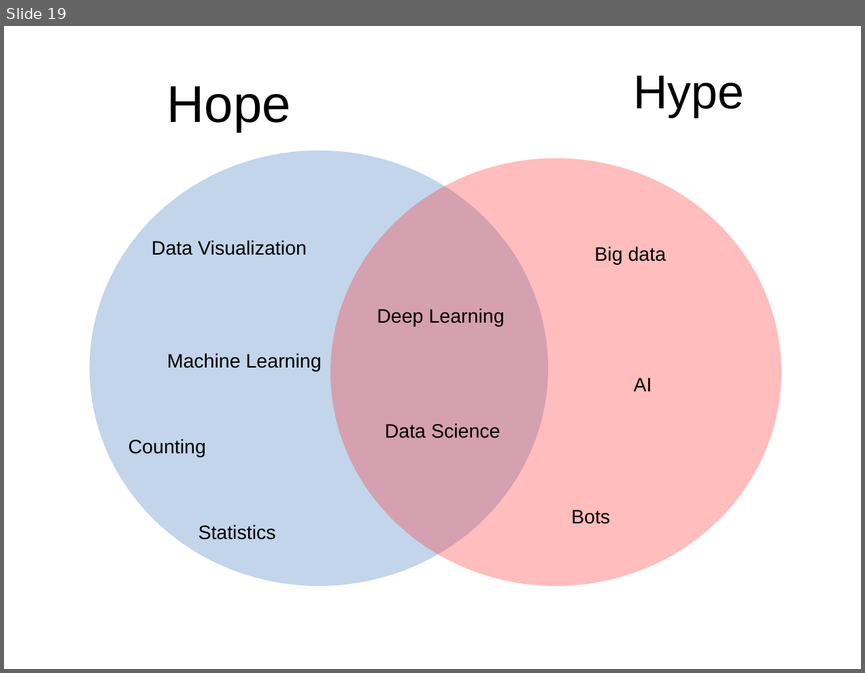
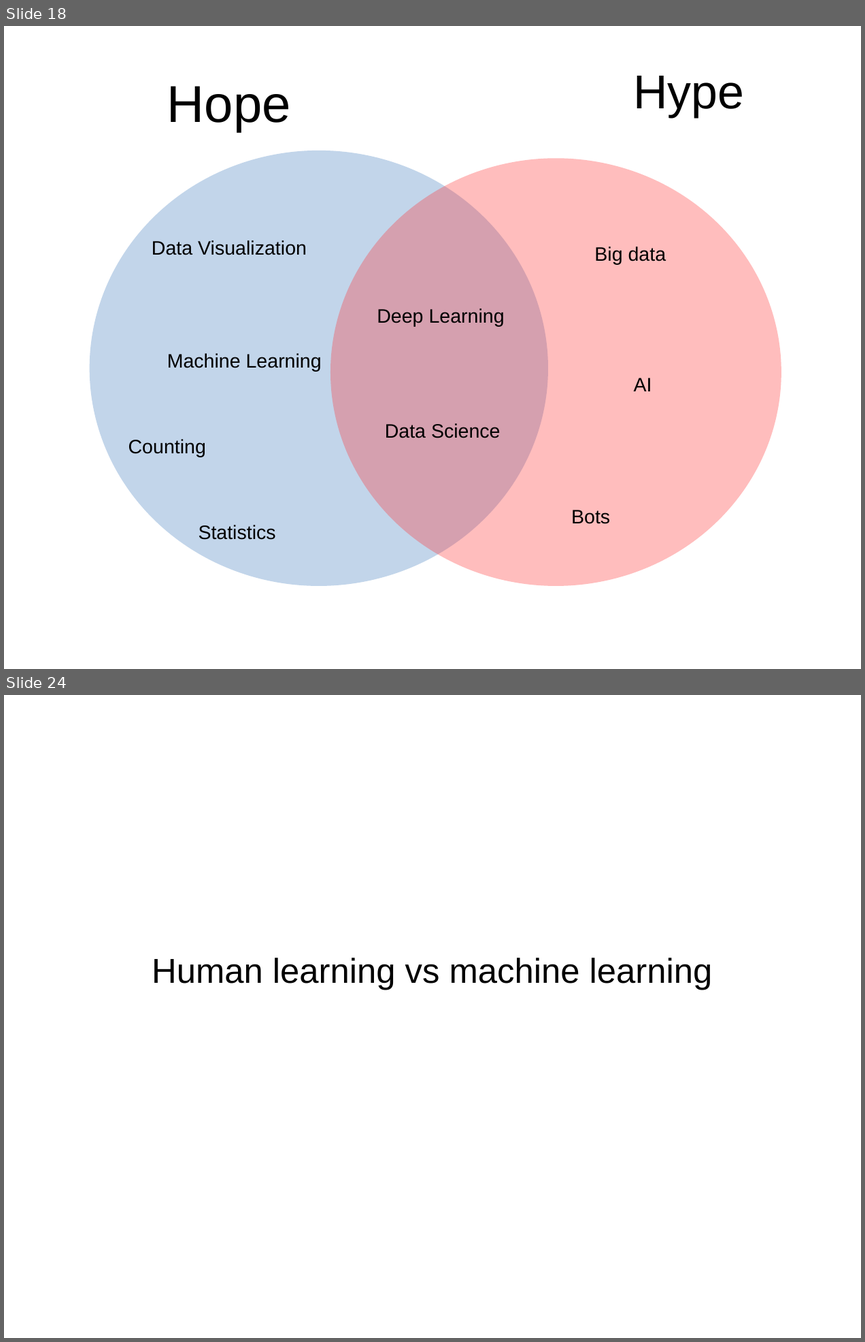
Before and after one commit to amueller/talks_odt, a slide deck: 2017/promises_and_perils_pyparis.odp. Shown one above the other, each under a label of ours: slide 19 before the commit, slides 18 and 24 after it; the slides between them are not shown. The pictures are 865x673 and 865x1342 pixels, drawn with LibreOffice and Linux fonts; fonts in the diff are those of the drawing. Boxes give left, top, right and bottom in pixels: in the first picture for what was removed or moved away, otherwise in the second. Text is boxed around its words. In the diff, an @@ line names an element or a change of style, - is before the commit and + after.

```diff
--- a/2017/promises_and_perils_pyparis.odp
+++ b/2017/promises_and_perils_pyparis.odp
@@ slide 24 added at bbox=[4, 695, 861, 1338], background #FFFFFF @@
@@ subtitle added at bbox=[152, 957, 713, 990], 32 pt, text #000000 @@
+Human learning vs machine learning
@@ what was slide 19 is now slide 18 @@
```
Also in this commit, not shown: 3 slides changed, 14 other slides added, 9 slides removed.
